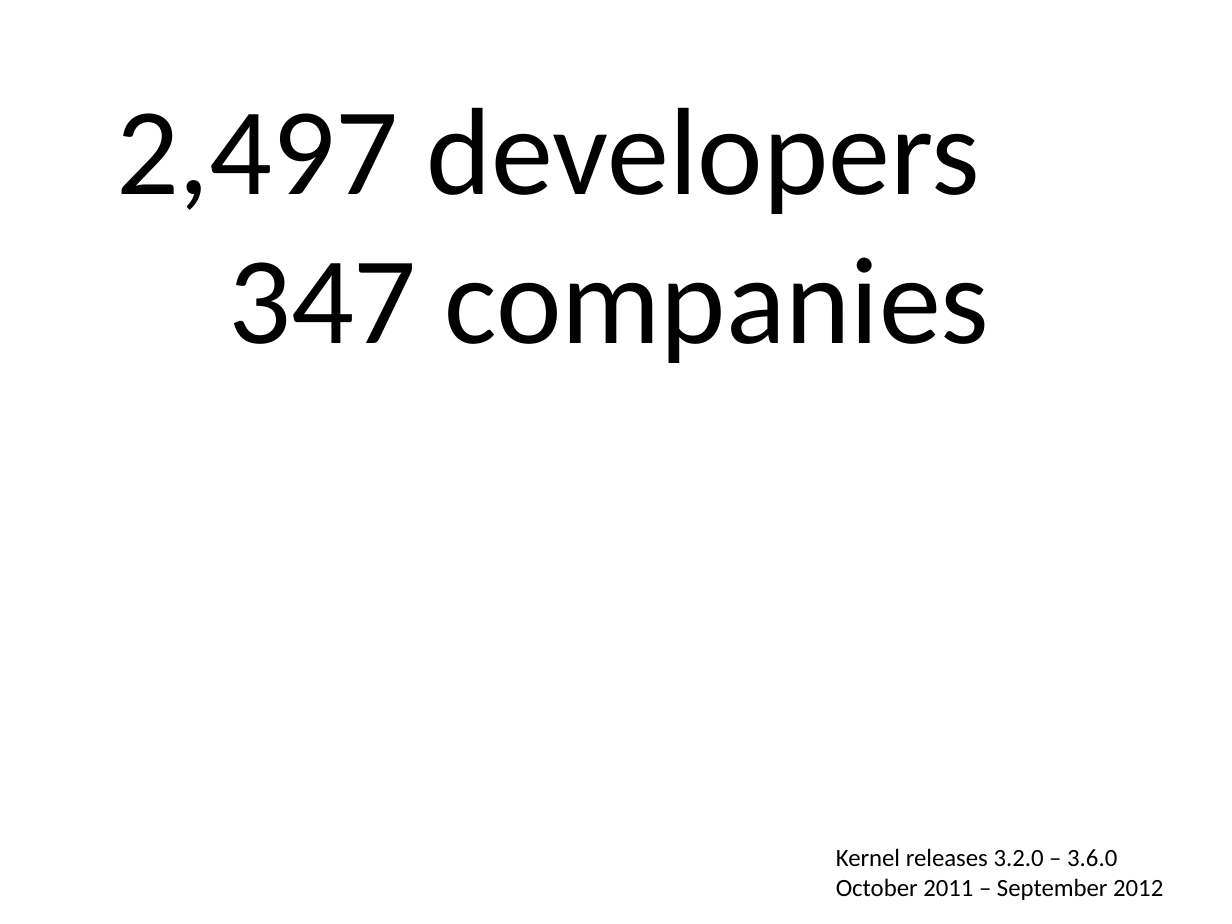
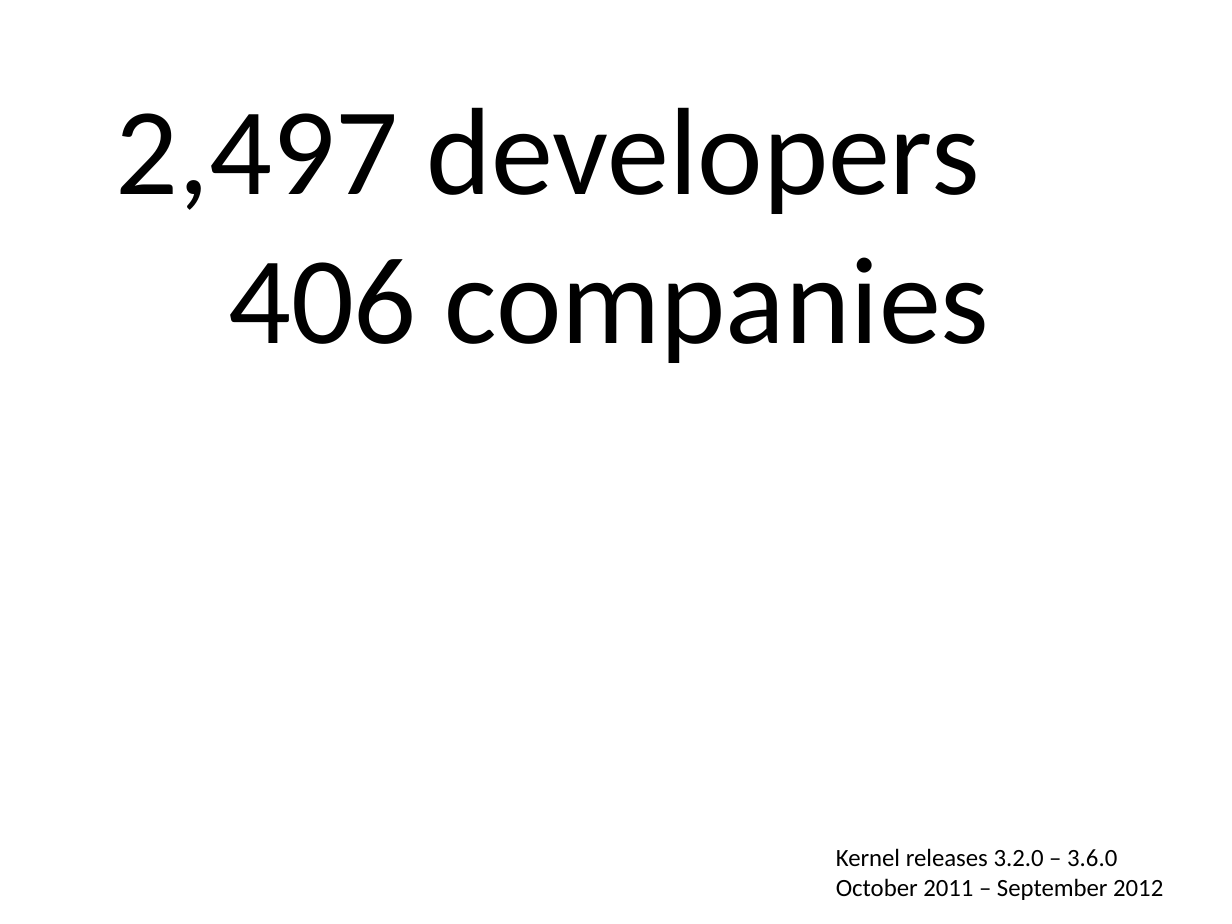
Before and after one commit to gregkh/kernel-development, a slide deck: slide 3 of kernel-development.odp. Drawn at 1232x924 pixels with LibreOffice and Linux fonts; fonts in the diff are those of the drawing. Boxes give left, top, right and bottom in pixels: in the first picture for what was removed or moved away, otherwise in the second. Text is boxed around its words. In the diff, an @@ line names an element or a change of style, - is before the commit and + after.

```diff
--- a/kernel-development.odp
+++ b/kernel-development.odp
@@ text at (x1=228, y1=257, x2=990, y2=363): text changed @@
-347 companies
+406 companies
```
Also in this commit, not shown: 2 other slides changed, 1 other file.
